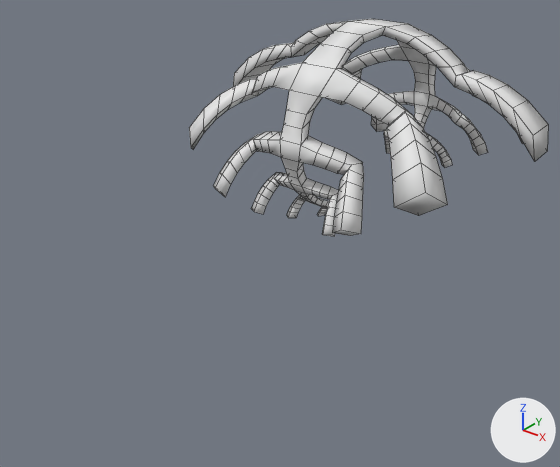
Two versions of the Blender file Gabuzomeu_Blender/Gabuzomeu.blend, one commit apart.
Rendered twice from a camera (50 mm lens) standing at (21.1, -33.6, 17.4) and looking at (0.4, -7.7, 1.3). Every picture has the same lights, and +X, +Y and +Z are marked at lower right. Mesh edges are drawn as thin lines.
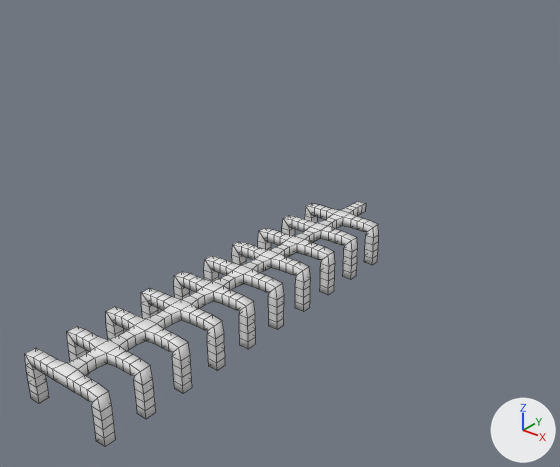
What the commit changed:
me_cube_013 has 51 vertices, 0 faces, 50 loose edges and spans x -2.0..2.0, y -11.8..8.2, z 1.2..3.2.
me_cube_013 is used by ob_cube; location (0.0, 0.0, 0.0).
me_cube_013 part 1: the whole mesh is moved by (0.0, -8.2, -3.2).
Object 'Cube' (ob_cube) loses its CAST modifier named 'Cast'.
Modifier setting removed (it was factor = 1.981).

Changed parts and their boxes [x1, y1, x2, y2] in the pictures (560 x 467 px):
'Cube', mesh moved, modifiers changed
    before: [189, 19, 548, 236]
    after: [25, 201, 379, 447]
